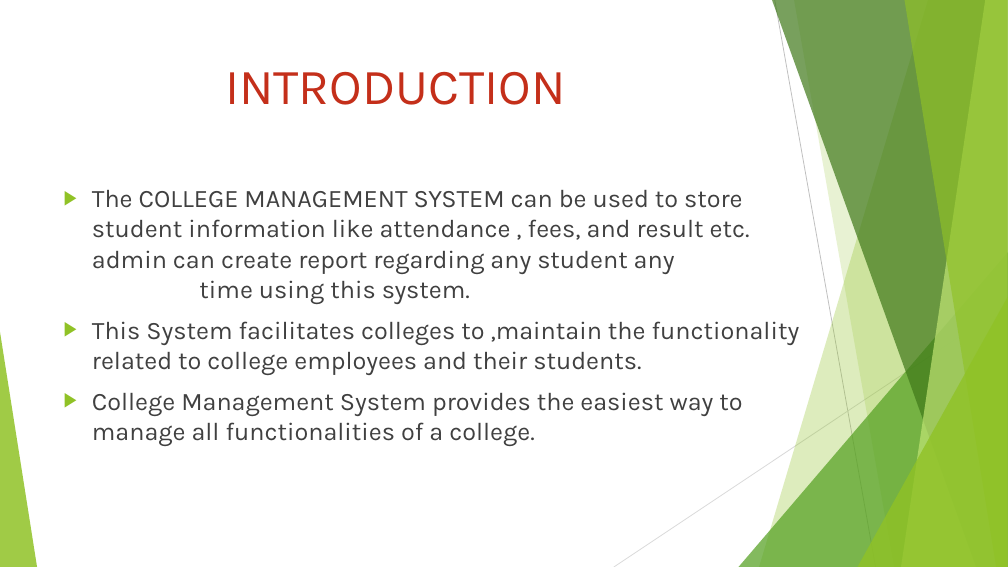
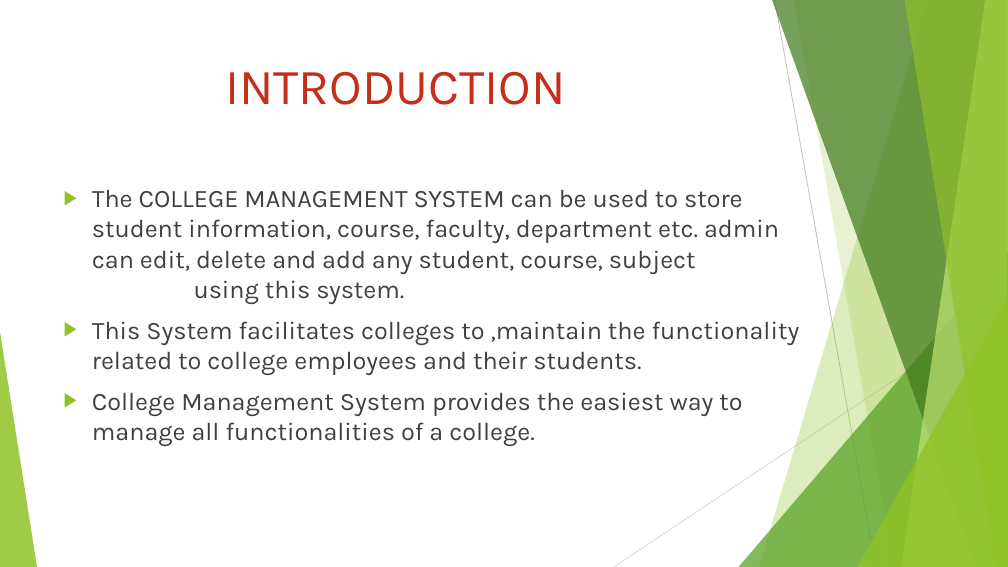
Before and after one commit to mohanabalaji/College_Management_System, a slide deck: slide 2 of PROJECT WORK PRESENTATION.pptx. Drawn at 1008x567 pixels with LibreOffice and Linux fonts; fonts in the diff are those of the drawing. Boxes give left, top, right and bottom in pixels: in the first picture for what was removed or moved away, otherwise in the second. Text is boxed around its words. In the diff, an @@ line names an element or a change of style, - is before the commit and + after.

```diff
--- a/PROJECT WORK PRESENTATION.pptx
+++ b/PROJECT WORK PRESENTATION.pptx
@@ text at <box>92,190,779,304</box>: text changed @@
-▶ The COLLEGE MANAGEMENT SYSTEM can be used to store student information like attendance , fees, and result etc. admin can create report regarding any student any time using this system.
+▶ The COLLEGE MANAGEMENT SYSTEM can be used to store student information, course, faculty, department etc. admin can edit, delete and add any student, course, subject using this system.
```
Also in this commit, not shown: 4 other slides changed, 5 slides added, 3 slides removed.
